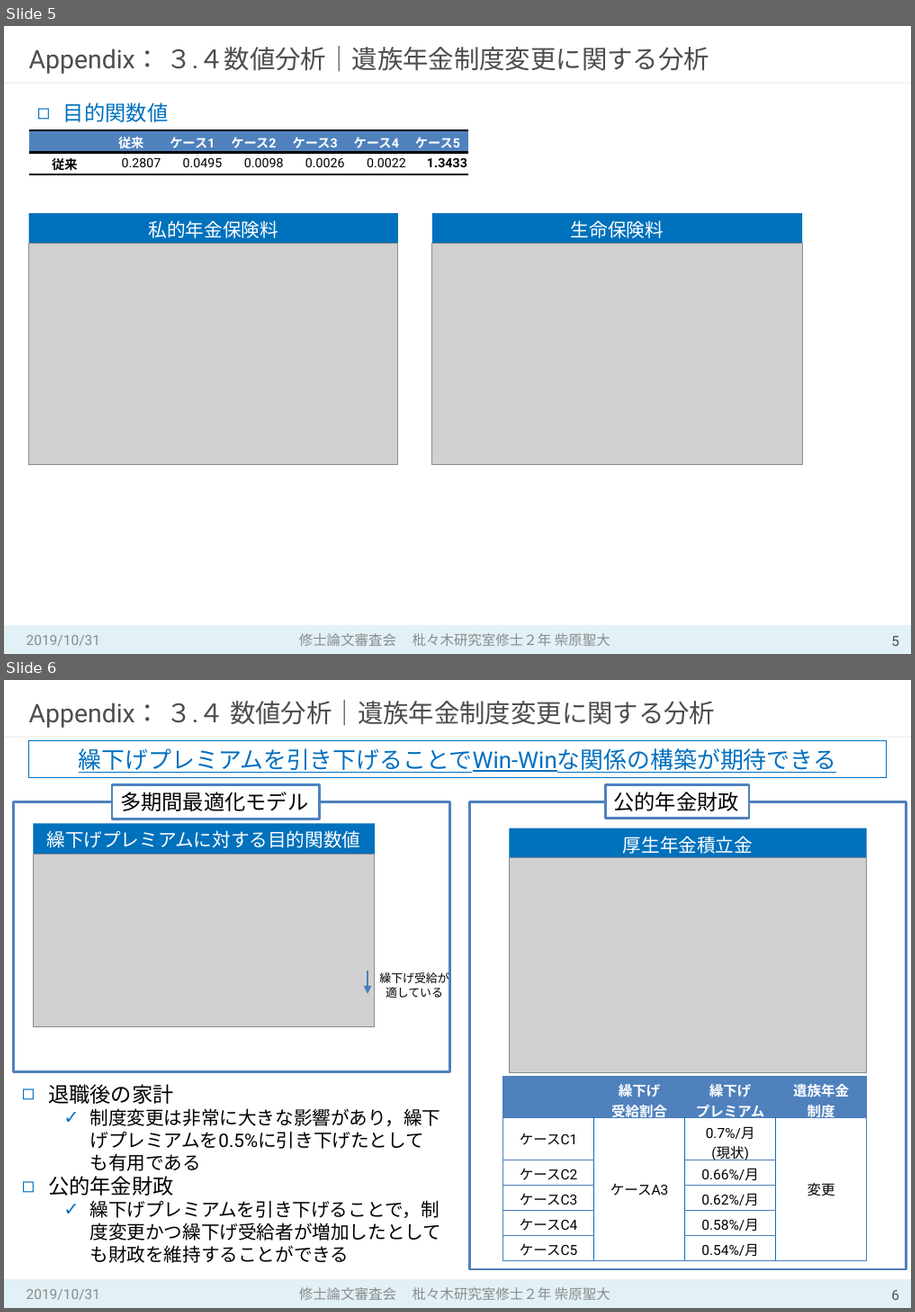
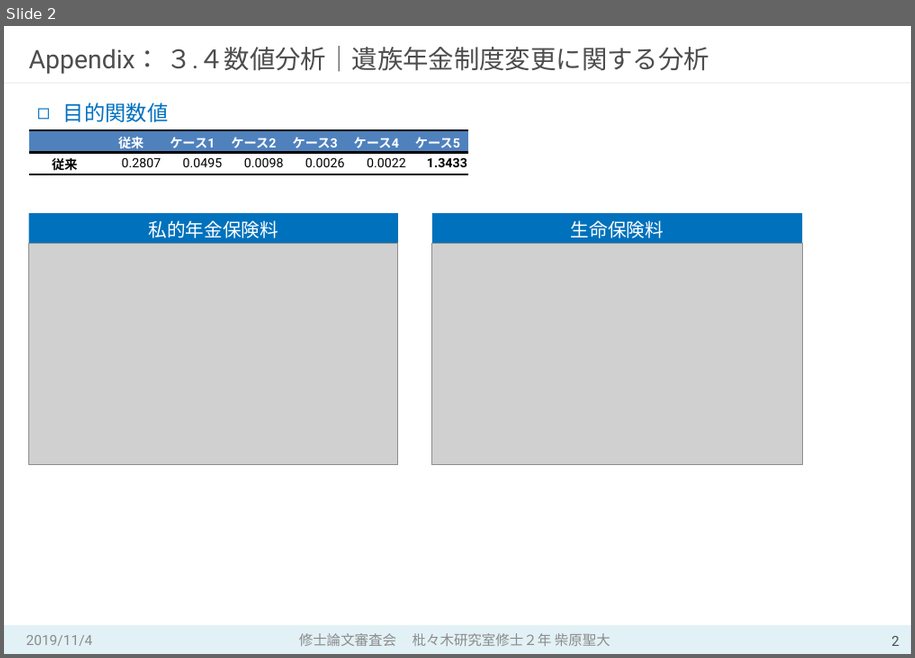
Before and after one commit to MasahiroShibahara/Open, a slide deck: Masahiro_Shibahara②.pptx. Shown one above the other, each under a label of ours: slides 5 and 6 before the commit, slide 2 after it. The pictures are 915x1312 and 915x658 pixels, drawn with LibreOffice and Linux fonts; fonts in the diff are those of the drawing; grey boxes stand for pictures. Boxes give left, top, right and bottom in pixels: in the first picture for what was removed or moved away, otherwise in the second. Text is boxed around its words. In the diff, an @@ line names an element or a change of style, - is before the commit and + after.

```diff
--- a/Masahiro_Shibahara②.pptx
+++ b/Masahiro_Shibahara②.pptx
@@ slide 6 removed at [4, 680, 911, 1308], background #FFFFFF; not listed: 2 template elements that a slide beside it also shows @@
@@ title removed at [29, 700, 715, 728] @@
-Appendix： ３.４ 数値分析｜遺族年金制度変更に関する分析
@@ rectangle removed at [29, 741, 887, 778] @@
-繰下げプレミアムを引き下げることでWin-Winな関係の構築が期待できる
@@ rectangle removed at [112, 785, 319, 820] @@
-多期間最適化モデル
@@ rectangle removed at [605, 784, 749, 819] @@
-公的年金財政
@@ rectangle removed at [14, 802, 450, 1072] @@
@@ rectangle removed at [469, 802, 906, 1270] @@
@@ rectangle removed at [34, 823, 375, 854] @@
-繰下げプレミアムに対する目的関数値
@@ rectangle removed at [509, 828, 867, 858] @@
-厚生年金積立金
@@ picture removed at [34, 855, 375, 1026] @@
@@ picture removed at [509, 858, 867, 1073] @@
@@ arrow removed from (368, 972) to (368, 994) @@
@@ text removed at [379, 972, 449, 998] @@
-繰下げ受給が
-適している
@@ text removed at [48, 1084, 442, 1263] @@
-◻ 退職後の家計
-  ✓ 制度変更は非常に大きな影響があり，繰下げプレミアムを0.5%に引き下げたとしても有用である
-◻ 公的年金財政
-  ✓ 繰下げプレミアムを引き下げることで，制度変更かつ繰下げ受給者が増加したとしても財政を維持することができる
@@ table removed at [504, 1076, 869, 1260], 6 rows, 4 columns @@
- | 繰下げ / 受給割合 | 繰下げ / プレミアム | 遺族年金 / 制度
-ケースC1 | ケースA3 | 0.7%/月 / (現状) | 変更
-ケースC2 |  | 0.66%/月 | 
-ケースC3 |  | 0.62%/月 | 
-ケースC4 |  | 0.58%/月 | 
-ケースC5 |  | 0.54%/月 | 
@@ text removed at [26, 1289, 100, 1300] @@
-2019/10/31
@@ text removed at [299, 1288, 611, 1300] @@
-修士論文審査会 枇々木研究室修士２年 柴原聖大
@@ page number removed at [891, 1290, 900, 1300] @@
-6
@@ what was slide 5 is now slide 2 @@
@@ slide 2 changed as well @@
@@ text at [26, 635, 93, 646]: text changed @@
-2019/10/31
+2019/11/4
@@ page number at [891, 636, 900, 646]: text changed @@
-5
+2
```
Also in this commit, not shown: 36 other slides changed, 3 other slides removed.
